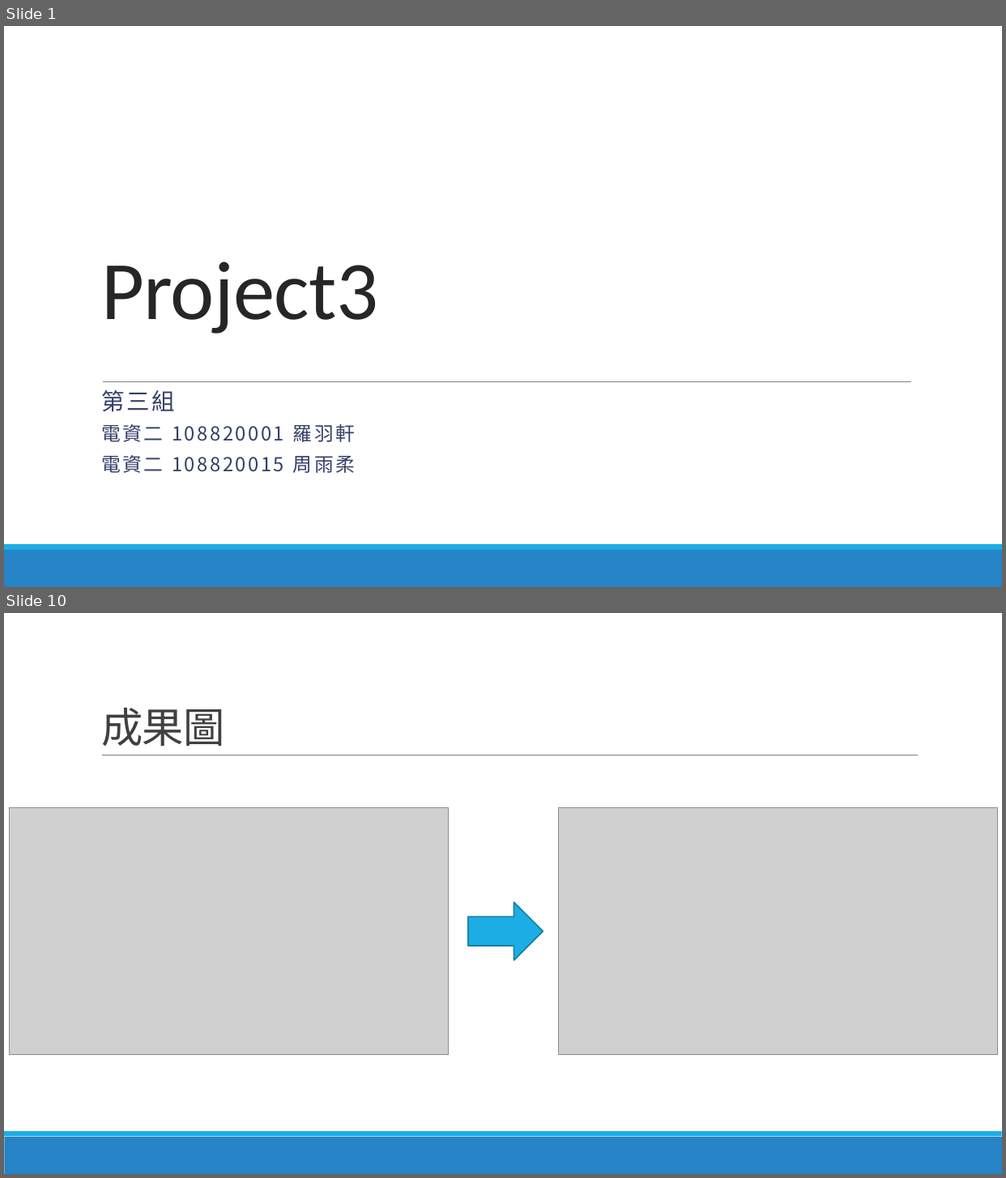
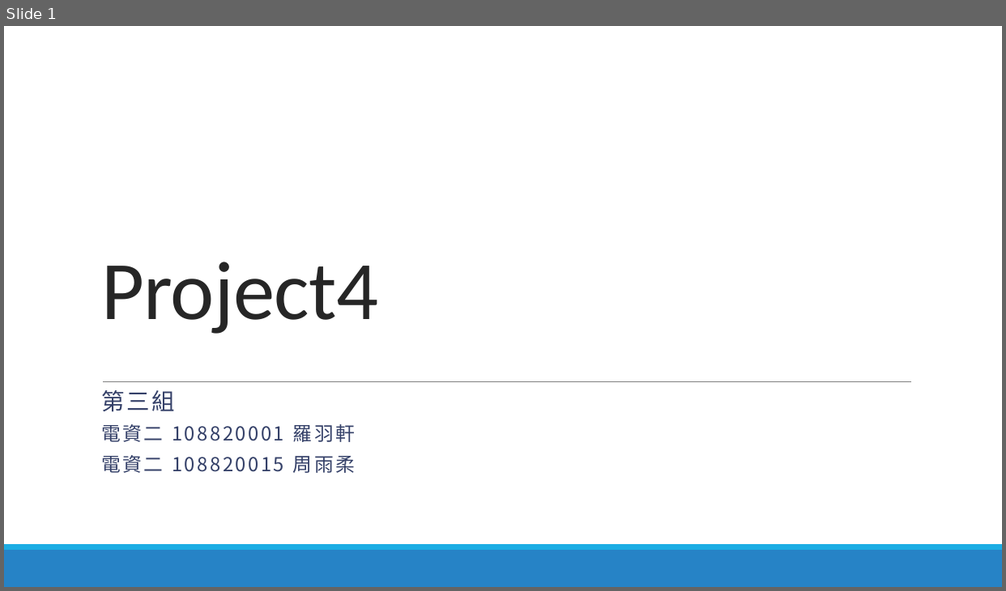
Before and after one commit to lohsuan/Multimedia-Tech, a slide deck: Project4_第三組_小組報告/Project4_第三組_小組報告.pptx. Shown one above the other, each under a label of ours: slides 1 and 10 before the commit, slide 1 after it; the slides between them are not shown. The pictures are 1006x1178 and 1006x591 pixels, drawn with LibreOffice and Linux fonts; fonts in the diff are those of the drawing; grey boxes stand for pictures. Boxes give left, top, right and bottom in pixels: in the first picture for what was removed or moved away, otherwise in the second. Text is boxed around its words. In the diff, an @@ line names an element or a change of style, - is before the commit and + after.

```diff
--- a/Project4_第三組_小組報告/Project4_第三組_小組報告.pptx
+++ b/Project4_第三組_小組報告/Project4_第三組_小組報告.pptx
@@ slide 10 removed at <box>4,613,1002,1174</box>, background #FFFFFF; not listed: 2 template elements that a slide beside it also shows @@
@@ title removed at <box>101,708,225,746</box> @@
-成果圖
@@ line removed from (102, 756) to (918, 756) @@
@@ picture removed at <box>9,808,449,1055</box> @@
@@ picture removed at <box>559,808,998,1055</box> @@
@@ right arrow removed at <box>468,903,543,961</box> @@
@@ slide 1 changed as well @@
@@ title at <box>101,262,378,334</box>: text changed @@
-Project3
+Project4
```
Also in this commit, not shown: 1 other slide changed, 3 slides added, 15 other slides removed, 8 other files.
